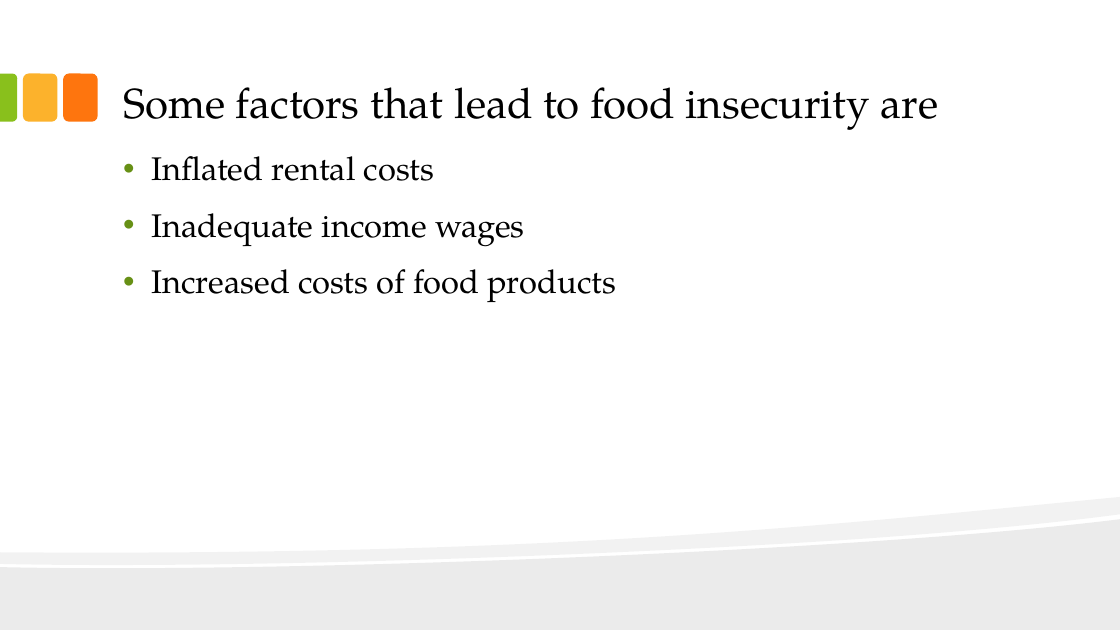
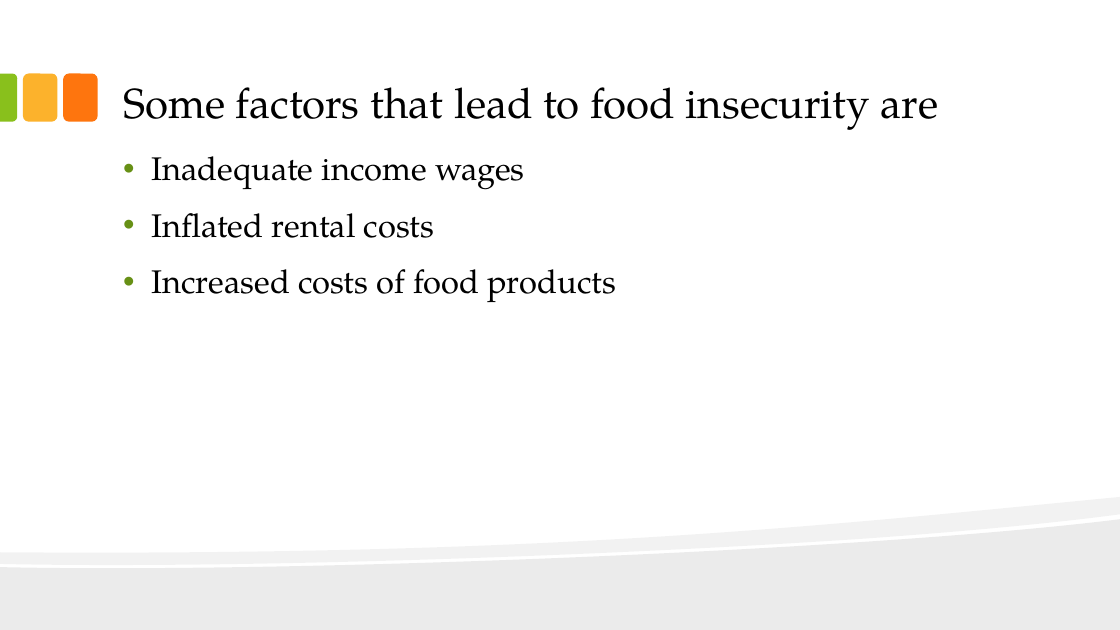
Before and after one commit to MaGoodman12/Food-Insecurity-in-Low-Income-TN-Counties, a slide deck: slide 2 of Capstone Presentation.pptx. Drawn at 1120x630 pixels with LibreOffice and Linux fonts; fonts in the diff are those of the drawing. Boxes give left, top, right and bottom in pixels: in the first picture for what was removed or moved away, otherwise in the second. Text is boxed around its words. In the diff, an @@ line names an element or a change of style, - is before the commit and + after.

```diff
--- a/Capstone Presentation.pptx
+++ b/Capstone Presentation.pptx
@@ text at box(151, 156, 525, 190): paragraph added @@
+• Inadequate income wages
@@ text at box(151, 213, 525, 247): paragraph removed @@
-• Inadequate income wages
```
Also in this commit, not shown: 1 other file.
